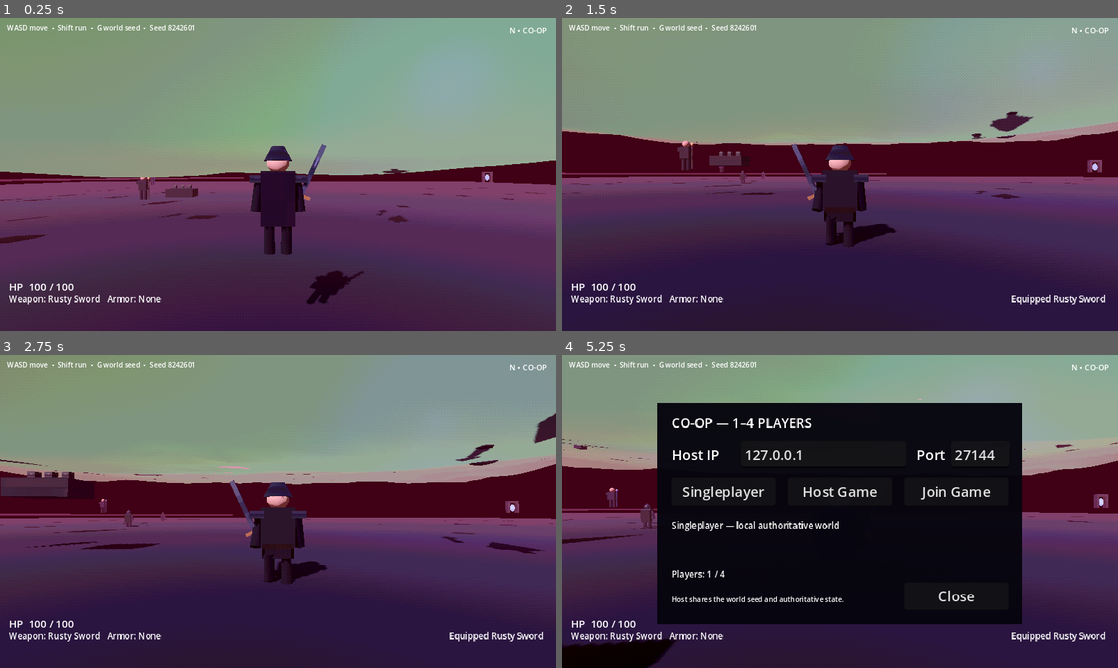
Above: before the commit, frames 1-4 (two rows, left to right).
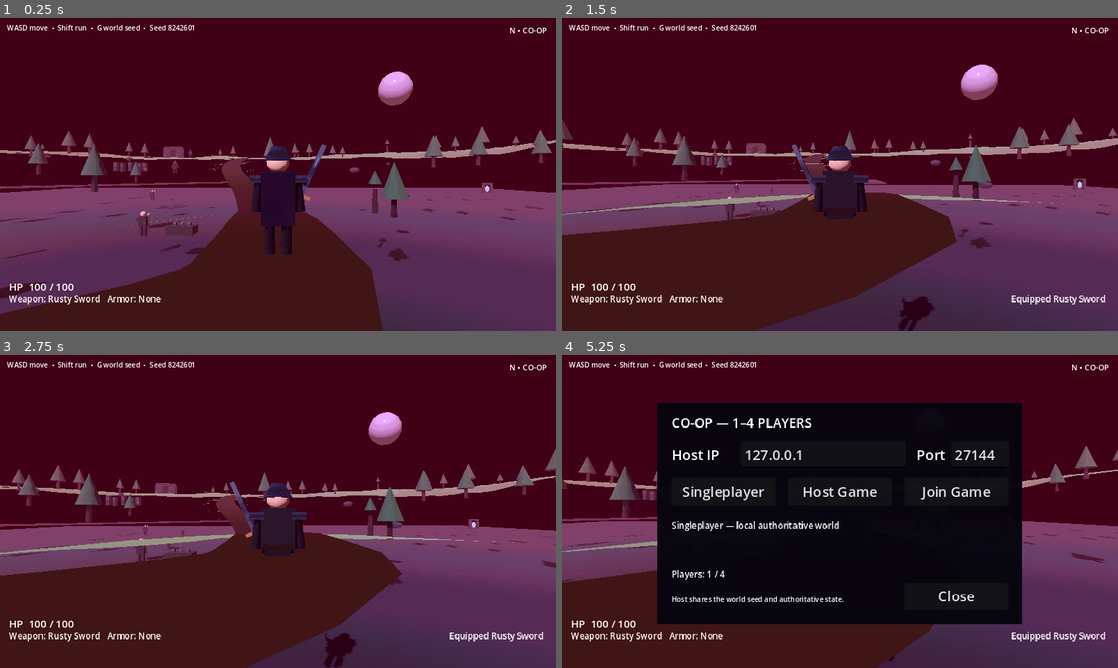
Above: after the commit, the same moments.

Repository: jasonjllind-cpu/aispel
Game: Godot game, scene res://main.tscn
Two runs of this game, one before a commit and one after it. Both use one fixed random seed, a clock stepped at 60 frames per second and the inputs below.
Inputs (mouse positions are in pixels of both pictures, inside the frame that each line leads up to):
- Up to frame 1 (0.25 s): no input
- Up to frame 2 (1.5 s): tap Enter at 0.5 s; move the mouse to (867, 174) at 0.52 s; press the mouse at (867, 174) at 0.53 s; hold W (move_forward) from 0.53 s (still down); tap Space (jump) at 0.77 s; move the mouse to (812, 174) at 1.27 s; release the mouse at (812, 174) at 1.28 s; tap R (equip_next) at 1.35 s
- Up to frame 3 (2.75 s): keep holding W (move_forward); tap Space (jump) at 1.52 s; move the mouse to (289, 505) at 2.02 s; hold E (interact) from 2.03 s (still down)
- Up to frame 4 (5.25 s): move the mouse to (834, 517) at 2.77 s; release E (interact) at 2.78 s; tap Shift (sprint) at 2.85 s; tap Space (jump) at 3.02, 3.77, 4.52 s; move the mouse to (878, 514) at 3.52 s; tap N at 3.6 s; move the mouse to (673, 464) at 4.27 s; release W (move_forward) at 4.28 s; hold A (move_left) 4.28-5.03 s; tap 1 at 4.35 s; move the mouse to (867, 511) at 5.02 s; hold S (move_back) from 5.03 s (still down); tap 2 at 5.1 s

The runs differ from the first frame. In frame 1, 66% of the frame differs, in the area x 0-100%, y 0-100%; in frame 2, 76%; in frame 3, 78%; in frame 4, 40%.

Commit message:
Spawn the player on the generated terrain surface

Diff:
--- a/scripts/world_runtime.gd
+++ b/scripts/world_runtime.gd
@@ -1,6 +1,8 @@
 extends "res://scripts/world.gd"
 
 const RUNTIME_PERFORMANCE_MONITOR := preload("res://scripts/core/runtime_performance_monitor.gd")
+const WORLD_GENERATOR_SCRIPT := preload("res://scripts/world/world_generator.gd")
+const REGION_CATALOG := preload("res://scripts/world/region_catalog.gd")
 
 # The playable client now uses the procedural systems in main.tscn as the
 # authoritative visible world. Keep only presentation, a safety floor, the
@@ -18,6 +20,48 @@
 	_spawn_player()
 	_build_retro_postprocess()
 	_build_hud()
+
+func _spawn_player() -> void:
+	super._spawn_player()
+	var player := get_node_or_null("Player") as CharacterBody3D
+	if player == null:
+		return
+	player.position = generated_player_spawn_position(_active_world_seed())
+
+
+func generated_player_spawn_position(seed_value: int) -> Vector3:
+	var region: Dictionary = REGION_CATALOG.get_region("starting_valley")
+	var center: Vector3 = region.get("center", Vector3.ZERO)
+	var biome_id: String = str(region.get("biome", "green_highlands"))
+	var slots: Array[Dictionary] = REGION_CATALOG.get_slots("starting_valley")
+	var spawn_local := Vector2(0, 24)
+	for slot in slots:
+		if str(slot.get("id", "")) == "player_spawn":
+			spawn_local = slot.get("center", spawn_local)
+			break
+	var generator: RefCounted = WORLD_GENERATOR_SCRIPT.new()
+	generator.call("configure", seed_value)
+	var terrain_height: float = float(generator.call(
+		"sample_height_at",
+		center,
+		biome_id,
+		spawn_local,
+		slots,
+		"starting_valley"
+	))
+	return Vector3(
+		center.x + spawn_local.x,
+		center.y + terrain_height + 1.2,
+		center.z + spawn_local.y
+	)
+
+
+func _active_world_seed() -> int:
+	var world_state := get_node_or_null("/root/WorldState")
+	if world_state != null:
+		return int(world_state.get("world_seed"))
+	return 8242601
+
 
 func _build_safety_floor() -> void:
 	# A hidden fallback below generated terrain catches the player only if a
